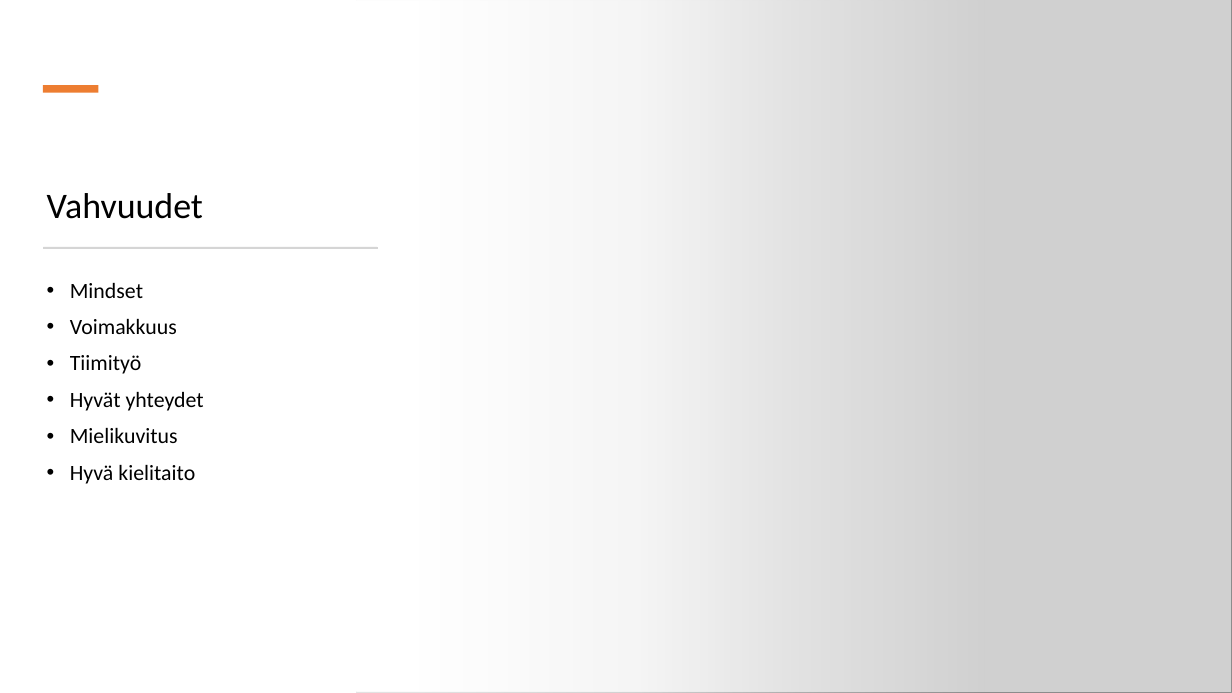
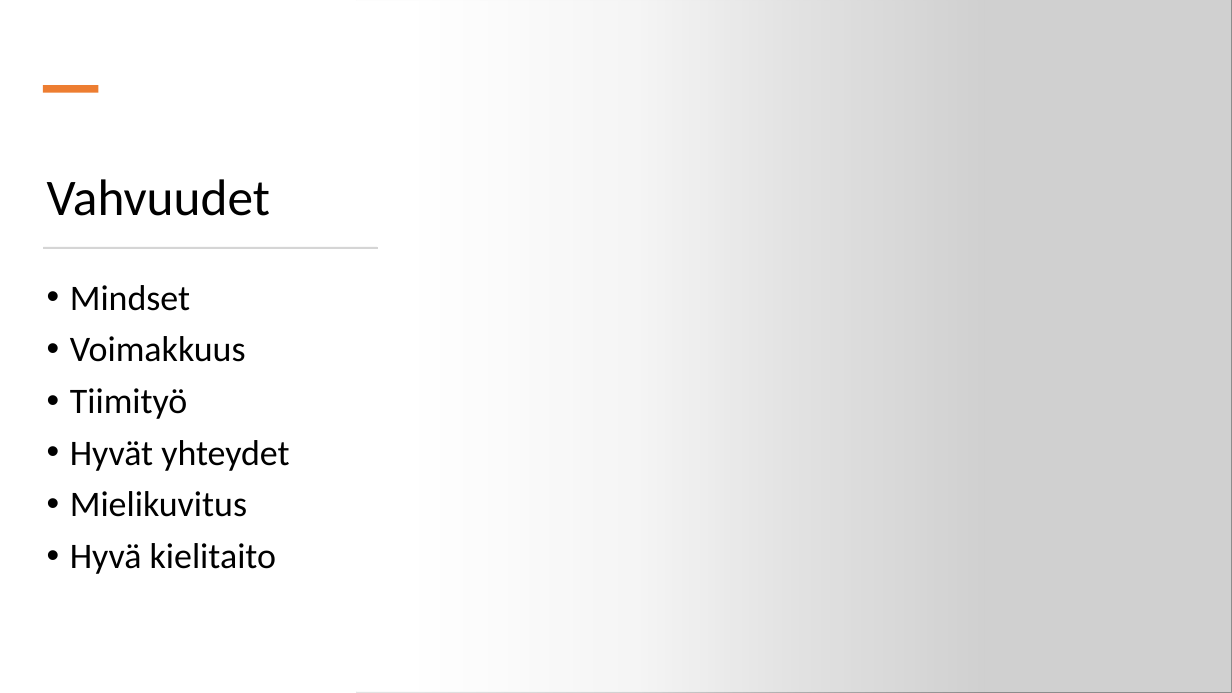
Before and after one commit to NooaKallio/Projekti, a slide deck: slide 2 of Presentation.pptx. Drawn at 1232x693 pixels with LibreOffice and Linux fonts; fonts in the diff are those of the drawing; grey boxes stand for pictures. Boxes give left, top, right and bottom in pixels: in the first picture for what was removed or moved away, otherwise in the second. Text is boxed around its words. In the diff, an @@ line names an element or a change of style, - is before the commit and + after.

```diff
--- a/Presentation.pptx
+++ b/Presentation.pptx
@@ title "Vahvuudet" at <box>47,179,270,216</box>: size 28 to 40 pt @@
@@ text "Mindset" at <box>70,285,289,574</box>: size 17 to 28 pt @@
```
Also in this commit, not shown: 7 other slides changed.
